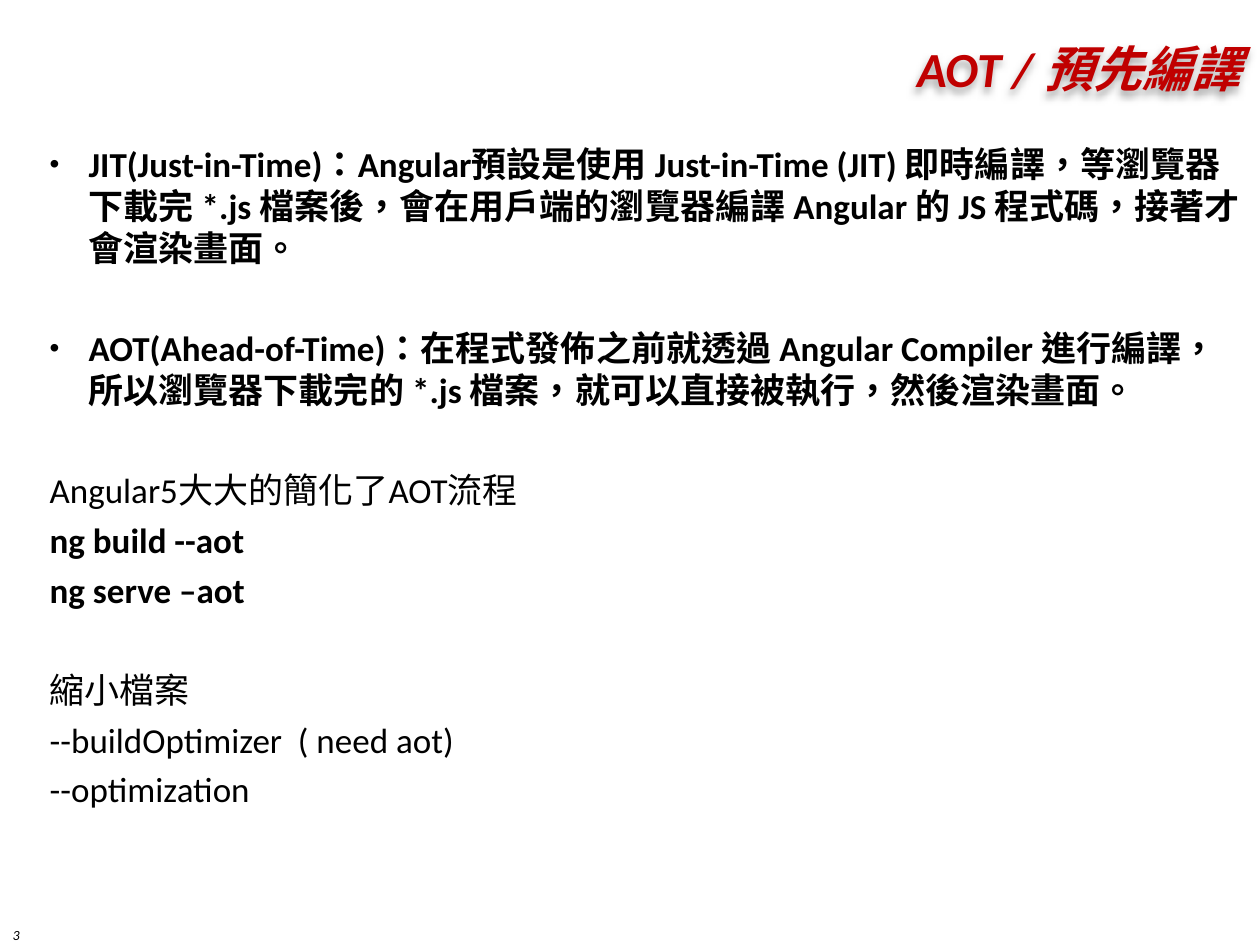
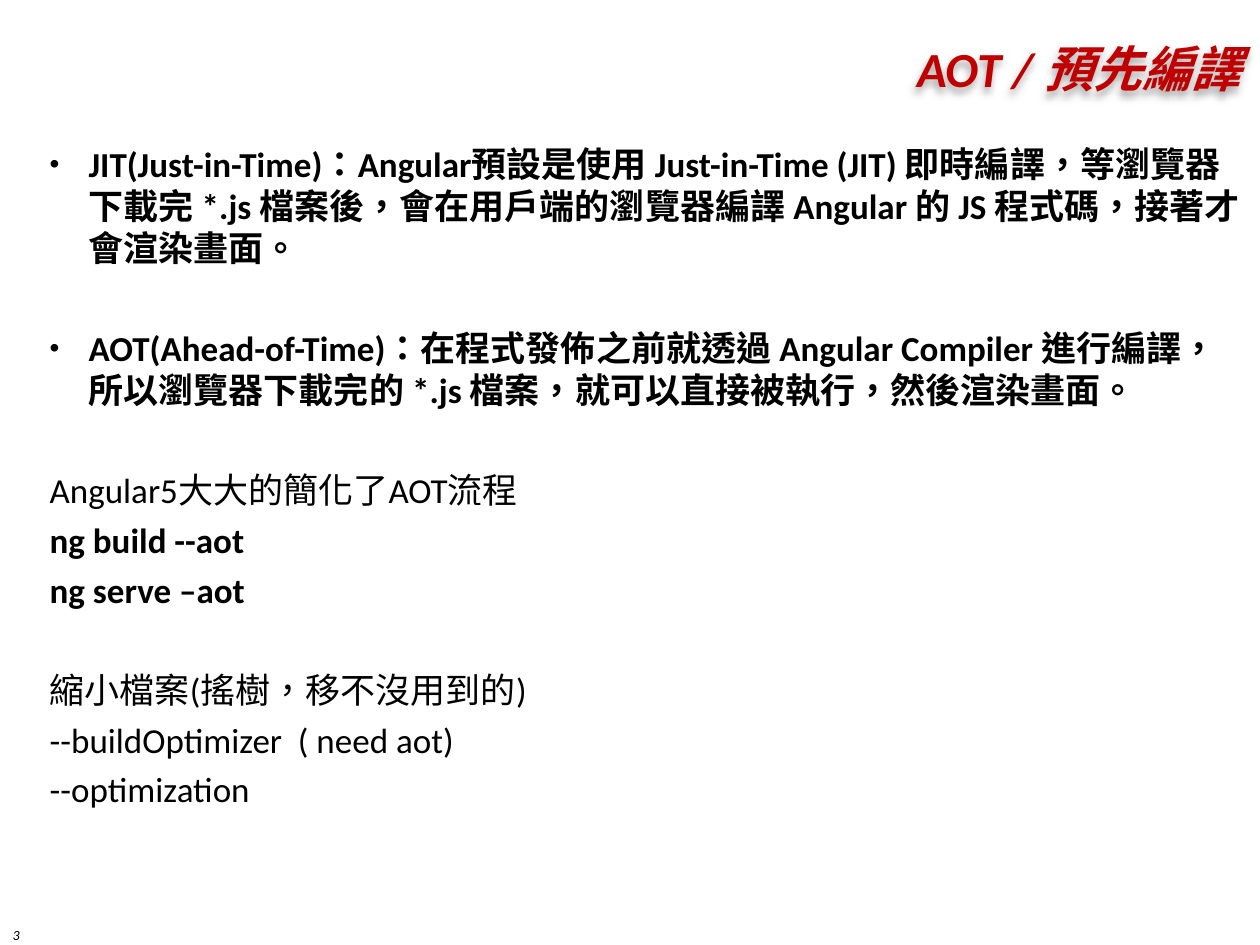
Before and after one commit to markku636/angular8study, a slide deck: slide 3 of ppt/angular_performance.pptx. Drawn at 1260x945 pixels with LibreOffice and Linux fonts; fonts in the diff are those of the drawing; background and template pictures are left out. Boxes give left, top, right and bottom in pixels: in the first picture for what was removed or moved away, otherwise in the second. Text is boxed around its words. In the diff, an @@ line names an element or a change of style, - is before the commit and + after.

```diff
--- a/ppt/angular_performance.pptx
+++ b/ppt/angular_performance.pptx
@@ text at bbox=[50, 673, 527, 708]: text changed @@
-縮小檔案
+縮小檔案(搖樹，移不沒用到的)
```
Also in this commit, not shown: 2 other slides changed, 2 other files.
